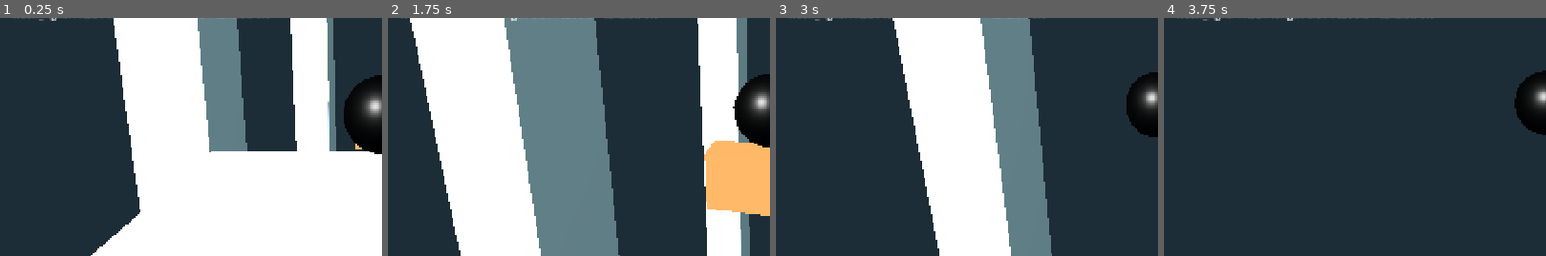
Above: before the commit, frames 1-4 (left to right).
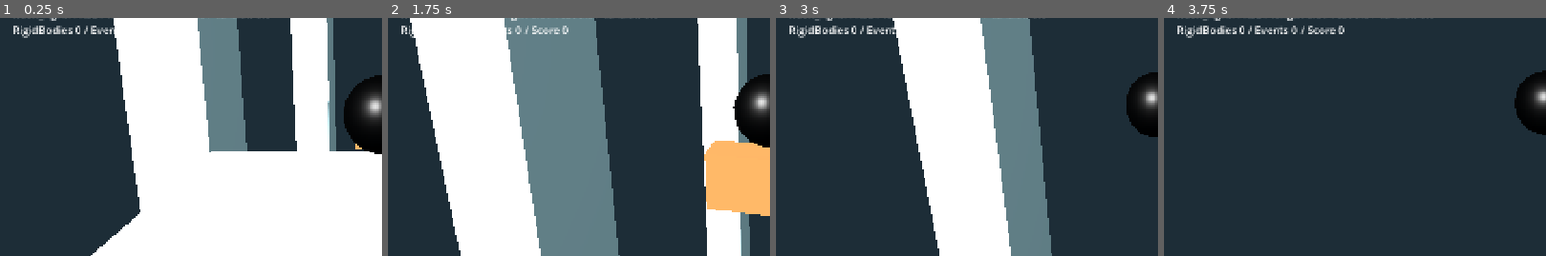
Above: after the commit, the same moments.

Repository: sjh20016/P1
Game: Godot game, scene res://scenes/maps/destruction_lab.tscn
Two runs of this game, one before a commit and one after it. Both use one fixed random seed, a clock stepped at 60 frames per second and the inputs below. This scene is started directly instead of the project's main scene.
Inputs (mouse positions are % of the whole screen's width and height, from its top left):
- Up to frame 1 (0.25 s): no input
- Up to frame 2 (1.75 s): move the mouse to (55, 50) at 0.52 s; hold W (forward) from 0.53 s (still down); click (55, 50) at 0.6 s; tap Space (jump) at 0.77, 1.52 s; move the mouse to (45, 50) at 1.27 s; right-click (45, 50) at 1.35 s; click (45, 50) at 1.42 s
- Up to frame 3 (3 s): keep holding W (forward); move the mouse to (52, 48) at 2.02 s; tap Q (reel_in) at 2.1 s; click (52, 48) at 2.17 s; move the mouse to (49, 52) at 2.77 s; tap E (reel_out) at 2.85 s; click (49, 52) at 2.92 s
- Up to frame 4 (3.75 s): keep holding W (forward); tap Space (jump) at 3.02 s; move the mouse to (57, 51) at 3.52 s; click (57, 51) at 3.6 s
The pictures show only the part of the screen within x 0-50%, y 43-93%; the shares and areas given below are measured in that part.

The runs differ from the first frame. In frame 1, 0.6% of the frame differs, in the area x 3-30%, y 3-9%; in frame 2, 0.4%; in frame 3, 0.7%; in frame 4, 1.0%, in the area x 3-48%, y 3-9%.

Commit message:
checkpoint 6: GPU impact particles, shake, sound and bounded real-time hit stop

Diff:
--- /dev/null
+++ b/project/scenes/maps/feel_lab.tscn
@@ -0,0 +1,6 @@
+[gd_scene load_steps=3 format=3]
+[ext_resource type="PackedScene" path="res://scenes/maps/destruction_lab.tscn" id="1"]
+[ext_resource type="Script" path="res://scripts/debug/feel_lab.gd" id="2"]
+[node name="FeelLab" instance=ExtResource("1")]
+[node name="Feel" type="Node3D" parent="."]
+script = ExtResource("2")
--- /dev/null
+++ b/project/scripts/camera/camera_shake.gd
@@ -0,0 +1,20 @@
+extends Node
+
+var amplitude: float = 0.0
+var remaining: float = 0.0
+var duration: float = 0.25
+@onready var camera: Camera3D = get_parent().get_node("CameraRig/SpringArm3D/Camera3D")
+
+func kick(profile: ImpactProfile) -> void:
+	amplitude = maxf(amplitude, profile.camera_shake)
+	remaining = profile.shake_duration
+	duration = remaining
+
+func _process(delta: float) -> void:
+	remaining = maxf(0.0, remaining - delta)
+	var weight := remaining / maxf(duration, 0.01)
+	var time := Time.get_ticks_msec() * 0.001
+	camera.h_offset = sin(time * 91.0) * amplitude * weight * weight
+	camera.v_offset = cos(time * 73.0) * amplitude * weight * weight
+	if remaining == 0:
+		amplitude = 0
--- /dev/null
+++ b/project/scripts/debug/debug_draw.gd
@@ -0,0 +1,46 @@
+extends MeshInstance3D
+
+var geometry := ImmediateMesh.new()
+var line_material := StandardMaterial3D.new()
+var enabled: bool = false
+var player: RavagePlayer
+
+func _ready() -> void:
+	mesh = geometry
+	line_material.shading_mode = BaseMaterial3D.SHADING_MODE_UNSHADED
+	line_material.vertex_color_use_as_albedo = true
+	line_material.no_depth_test = true
+	cast_shadow = GeometryInstance3D.SHADOW_CASTING_SETTING_OFF
+	player = get_tree().get_first_node_in_group("player")
+	top_level = true
+	global_transform = Transform3D.IDENTITY
+
+func line(a: Vector3, b: Vector3, color: Color) -> void:
+	geometry.surface_set_color(color)
+	geometry.surface_add_vertex(a)
+	geometry.surface_add_vertex(b)
+
+func _process(_delta: float) -> void:
+	if Input.is_action_just_pressed("debug"):
+		enabled = not enabled
+	geometry.clear_surfaces()
+	if not enabled:
+		return
+	geometry.surface_begin(Mesh.PRIMITIVE_LINES, line_material)
+	line(player.global_position, player.global_position + player.velocity * 0.3, Color.YELLOW)
+	for h in player.hooks:
+		if h.ray_flash > 0:
+			line(h.camera.global_position, h.last_ray_end, Color.WHITE)
+		if not h.active:
+			continue
+		var point := h.grapple_point
+		line(point-Vector3.RIGHT, point+Vector3.RIGHT, h.tint)
+		line(point-Vector3.UP, point+Vector3.UP, h.tint)
+		line(h.previous_start, h.previous_end, Color.MAGENTA)
+		line(h.previous_start, player.global_position, Color.MAGENTA)
+		line(player.global_position, point, h.tint)
+	var manager: DestructionManager = get_tree().get_first_node_in_group("destruction_manager")
+	if is_instance_valid(manager) and manager.last_hit_age < 3:
+		var hit := manager.last_hit_position
+		line(hit-Vector3.ONE, hit+Vector3.ONE, Color.RED)
+	geometry.surface_end()
--- a/project/scripts/debug/debug_hud.gd
+++ b/project/scripts/debug/debug_hud.gd
@@ -16,3 +16,6 @@
 	label.text = "RAVAGE / MOVEMENT LAB\nFPS  %d\nVelocity  %s\nSpeed  %.1f m/s\nLeft Hook  OFF\nRight Hook  OFF\nActive R …(196 unchanged characters)…
 	for hook in player.hooks:
 		label.text += "\n%s: %s / length %.1f / rest %.1f / tension %.1f" % [hook.action, "ATTACHED" if hook.active else "FREE", hook.current_length, hook.rest_length, hook.tension]
+	var manager: DestructionManager = get_tree().get_first_node_in_group("destruction_manager")
+	if manager:
+		label.text += "\nRigidBodies %d / Events %d / Score %d" % [manager.active_debris.size(), manager.event_count, manager.score]
--- /dev/null
+++ b/project/scripts/debug/feel_lab.gd
@@ -0,0 +1,19 @@
+extends Node3D
+
+func _ready() -> void:
+	var player := get_parent().get_node("Player")
+	var shake := Node.new()
+	shake.name = "CameraShake"
+	shake.set_script(preload("res://scripts/camera/camera_shake.gd"))
+	player.add_child(shake)
+	var vfx := Node3D.new()
+	vfx.set_script(preload("res://scripts/vfx/impact_vfx.gd"))
+	add_child(vfx)
+	var draw := MeshInstance3D.new()
+	draw.set_script(preload("res://scripts/debug/debug_draw.gd"))
+	add_child(draw)
+	var overlay := CanvasLayer.new()
+	add_child(overlay)
+	var control := Control.new()
+	control.set_script(preload("res://scripts/vfx/impact_overlay.gd"))
+	overlay.add_child(control)
--- /dev/null
+++ b/project/scripts/debug/test_vfx.gd
@@ -0,0 +1,26 @@
+extends SceneTree
+
+func _initialize() -> void:
+	call_deferred("run")
+
+func run() -> void:
+	var scene = load("res://scenes/maps/feel_lab.tscn").instantiate()
+	root.add_child(scene)
+	await physics_frame
+	await physics_frame
+	var p: RavagePlayer = scene.get_node("Player")
+	p.controls_enabled = false
+	var segment: DestructibleSegment = scene.get_node("TestBlock")
+	segment.break_segment(segment.global_position, Vector3.FORWARD, 60)
+	var engaged := Engine.time_scale < 1.0
+	var wall_deadline := Time.get_ticks_msec() + 130
+	while Time.get_ticks_msec() < wall_deadline:
+		await process_frame
+	var recovered := is_equal_approx(Engine.time_scale, 1.0)
+	print("PASS " if engaged and recovered else "FAIL ", "heavy hit stop engages and recovers in real time")
+	var manager: DestructionManager = scene.get_node("DestructionManager")
+	var result := 0 if engaged and recovered and manager.event_count == 1 else 1
+	print("VFX RESULT failures=", result)
+	scene.queue_free()
+	await process_frame
+	quit(result)
--- a/project/scripts/destruction/destruction_manager.gd
+++ b/project/scripts/destruction/destruction_manager.gd
@@ -59,9 +59,12 @@
 		piece.angular_velocity = Vector3(1.3 + index, -2.1 + index * 0.8, 1.7)
 		active_debris.append(piece)
 	peak_rigidbodies = maxi(peak_rigidbodies, active_debris.size())
-	get_tree().create_timer(debris_lifetime + 0.6, false).timeout.connect(func():
-		if is_instance_valid(broken):
-			broken.queue_free())
+	var cleanup := Timer.new()
+	cleanup.one_shot = true
+	cleanup.wait_time = debris_lifetime + 0.6
+	broken.add_child(cleanup)
+	cleanup.timeout.connect(broken.queue_free)
+	cleanup.start()
 	event_count += 1
 	last_impact_name = impact_profile(strength).name
 	score += roundi(strength * 10.0)
--- /dev/null
+++ b/project/scripts/vfx/impact_overlay.gd
@@ -0,0 +1,28 @@
+extends Control
+
+var player: RavagePlayer
+var vfx: Node3D
+
+func _ready() -> void:
+	mouse_filter = Control.MOUSE_FILTER_IGNORE
+	set_anchors_and_offsets_preset(Control.PRESET_FULL_RECT)
+	player = get_tree().get_first_node_in_group("player")
+	vfx = get_tree().get_first_node_in_group("impact_vfx")
+
+func _process(_delta: float) -> void:
+	queue_redraw()
+
+func _draw() -> void:
+	var view := get_viewport_rect().size
+	var speed := player.velocity.length()
+	if speed > 28:
+		var alpha := clampf((speed - 28.0) / 150.0, 0.0, 0.3)
+		for i in 22:
+			var angle := float(i) * TAU / 22.0 + sin(float(i) * 13.0) * 0.09
+			var direction := Vector2(cos(angle), sin(angle))
+			var radius := 0.4 + fmod(Time.get_ticks_msec() * 0.0007 + i * 0.073, 0.15)
+			var a := view * 0.5 + direction * view * radius
+			var b := a + direction * (18 + speed * 0.65)
+			draw_line(a, b, Color(0.84,0.94,0.94,alpha), 1.5, true)
+	if is_instance_valid(vfx) and vfx.flash > 0:
+		draw_rect(Rect2(Vector2.ZERO, view), Color(1,1,1,vfx.flash))
--- /dev/null
+++ b/project/scripts/vfx/impact_vfx.gd
@@ -0,0 +1,100 @@
+extends Node3D
+
+@export var enabled: bool = true
+@export var max_effects: int = 8
+var flash: float = 0.0
+var effect_roots: Array[Node3D] = []
+var stop_until: int = 0
+var sound: AudioStreamWAV
+var audio: AudioStreamPlayer
+var manager: DestructionManager
+
+func _ready() -> void:
+	add_to_group("impact_vfx")
+	manager = get_tree().get_first_node_in_group("destruction_manager")
+	manager.destruction_event.connect(play_impact)
+	audio = AudioStreamPlayer.new()
+	audio.max_polyphony = 4
+	add_child(audio)
+	sound = preload("res://assets/placeholders/impact.wav")
+	audio.stream = sound
+
+func _process(delta: float) -> void:
+	flash = move_toward(flash, 0.0, delta * 3.5)
+	if stop_until > 0 and Time.get_ticks_msec() >= stop_until:
+		Engine.time_scale = 1.0
+		stop_until = 0
+
+func play_impact(hit: Vector3, direction: Vector3, strength: float) -> void:
+	if not enabled:
+		return
+	var profile := manager.impact_profile(strength)
+	flash = maxf(flash, profile.flash_opacity)
+	var player := get_tree().get_first_node_in_group("player")
+	if player.has_node("CameraShake"):
+		player.get_node("CameraShake").kick(profile)
+	if profile.hit_stop_duration > 0 and stop_until == 0:
+		Engine.time_scale = profile.hit_stop_scale
+		stop_until = Time.get_ticks_msec() + roundi(profile.hit_stop_duration * 1000)
+	audio.volume_db = profile.sound_volume_db
+	audio.pitch_scale = clampf(1.2 - strength * 0.005, 0.8, 1.2)
+	audio.play()
+	if DisplayServer.get_name() == "headless":
+		return
+	effect_roots = effect_roots.filter(func(v): return is_instance_valid(v) and not v.is_queued_for_deletion())
+	while effect_roots.size() >= max_effects:
+		var oldest: Node3D = effect_roots.pop_front()
+		oldest.queue_free()
+	var effect := Node3D.new()
+	add_child(effect)
+	effect.global_position = hit
+	effect_roots.append(effect)
+	spawn_particles(effect, direction, profile, false)
+	spawn_particles(effect, direction, profile, true)
+	var cleanup := Timer.new()
+	cleanup.one_shot = true
+	cleanup.wait_time = 1.8
+	effect.add_child(cleanup)
+	cleanup.timeout.connect(effect.queue_free)
+	cleanup.start()
+
+func spawn_particles(parent: Node3D, direction: Vector3, profile: ImpactProfile, dust: bool) -> void:
+	var particles := GPUParticles3D.new()
+	particles.amount = profile.dust_count if dust else profile.chip_count
+	particles.lifetime = 1.3 if dust else 0.75
+	particles.one_shot = true
+	particles.explosiveness = 1.0
+	particles.visibility_aabb = AABB(Vector3(-30,-30,-30), Vector3(60,60,60))
+	var process := ParticleProcessMaterial.new()
+	process.direction = (direction + Vector3.UP * 0.6).normalized()
+	process.spread = 110.0
+	process.initial_velocity_min = 2.0 if dust else 7.0
+	process.initial_velocity_max = profile.particle_speed * (0.4 if dust else 1.0)
+	process.gravity = Vector3(0, 1.0 if dust else -25.0, 0)
+	process.scale_min = 0.5 if dust else 0.08
+	process.scale_max = 1.5 if dust else 0.24
+	var gradient := Gradient.new()
+	gradient.colors = PackedColorArray([Color(0.5,0.6,0.6,0.35) if dust else Color(0.03,0.05,0.06,1), Color(0.5,0.6,0.6,0)])
+	var ramp := GradientTexture1D.new()
+	ramp.gradient = gradient
+	process.color_ramp = ramp
+	particles.process_material = process
+	var material := StandardMaterial3D.new()
+	material.vertex_color_use_as_albedo = true
+	material.transparency = BaseMaterial3D.TRANSPARENCY_ALPHA
+	material.roughness = 1.0
+	var mesh: PrimitiveMesh
+	if dust:
+		var sphere := SphereMesh.new()
+		sphere.radial_segments = 8
+		sphere.rings = 4
+		mesh = sphere
+	else:
+		mesh = BoxMesh.new()
+	mesh.material = material
+	particles.draw_pass_1 = mesh
+	parent.add_child(particles)
+	particles.emitting = true
+
+func _exit_tree() -> void:
+	Engine.time_scale = 1.0
Not shown, added: project/assets/placeholders/impact.wav.import
Not shown, added: project/scripts/camera/camera_shake.gd.uid
Not shown, added: project/scripts/debug/debug_draw.gd.uid
Not shown, added: project/scripts/debug/feel_lab.gd.uid
Not shown, added: project/scripts/debug/test_vfx.gd.uid
Not shown, added: project/scripts/vfx/impact_vfx.gd.uid
Not shown, added: project/assets/placeholders/impact.wav
Not shown, added: tools/make_impact_sound.py
